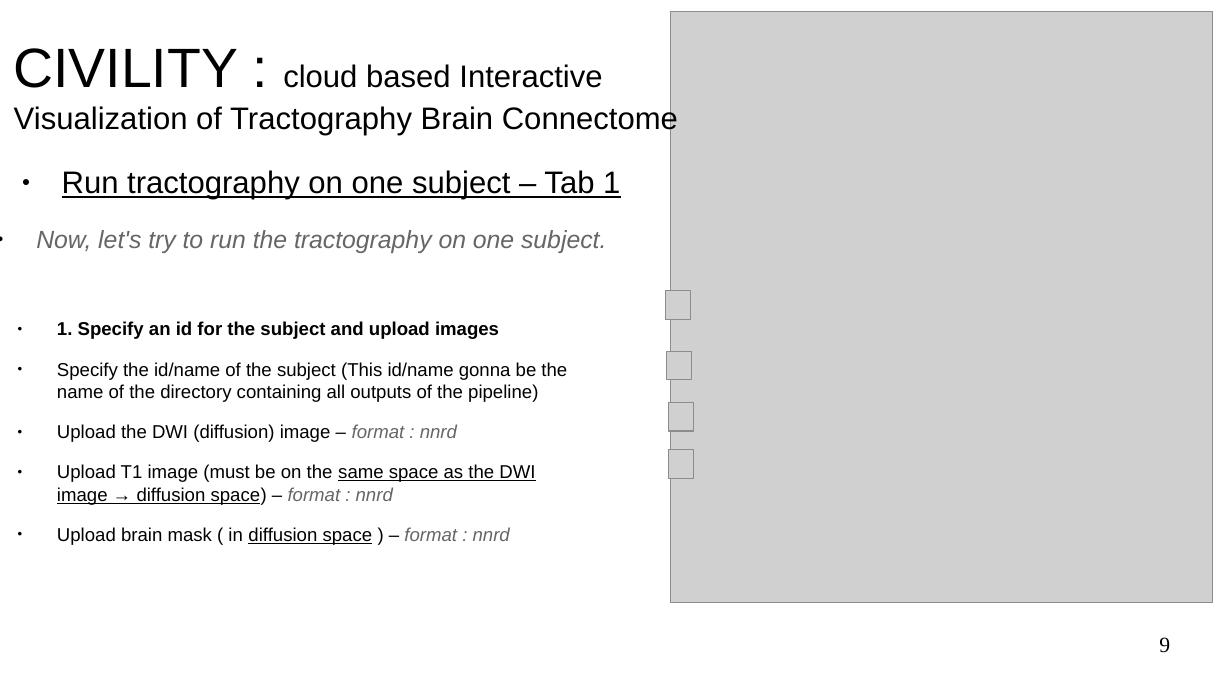
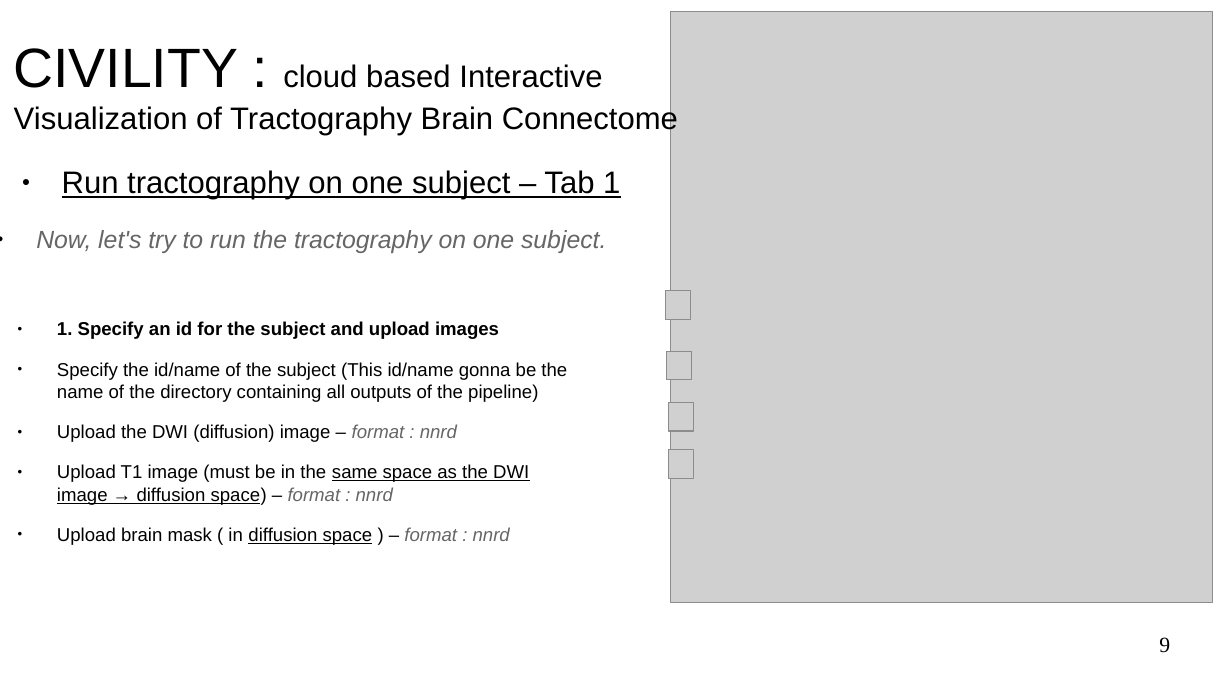
Before and after one commit to NIRALUser/CIVILITY, a slide deck: slide 9 of doc/tutorialCIVILITY.odp. Drawn at 1232x693 pixels with LibreOffice and Linux fonts; fonts in the diff are those of the drawing; grey boxes stand for pictures; background and template pictures are left out. Boxes give left, top, right and bottom in pixels: in the first picture for what was removed or moved away, otherwise in the second. Text is boxed around its words. In the diff, an @@ line names an element or a change of style, - is before the commit and + after.

```diff
--- a/doc/tutorialCIVILITY.odp
+++ b/doc/tutorialCIVILITY.odp
@@ text at (57, 464, 529, 505): text changed @@
-● Upload T1 image (must be on the same space as the DWI image → diffusion space) – format : nnrd
+● Upload T1 image (must be in the same space as the DWI image → diffusion space) – format : nnrd
```
Also in this commit, not shown: 17 other slides changed, 1 other file.
